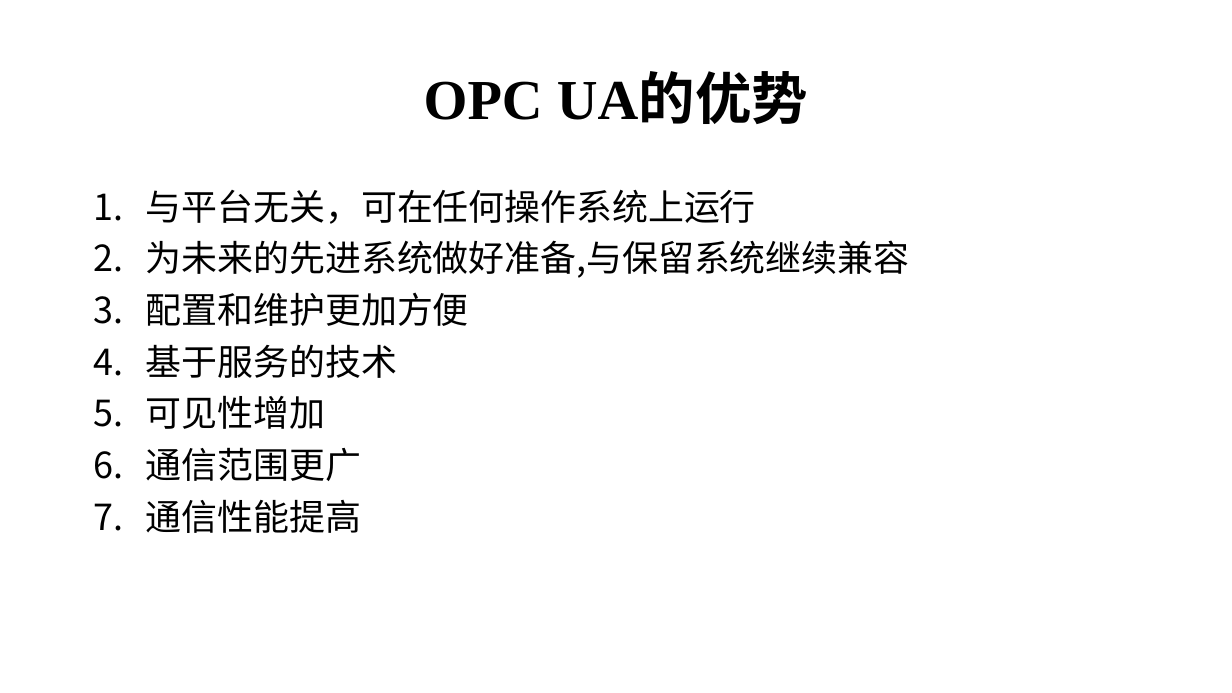
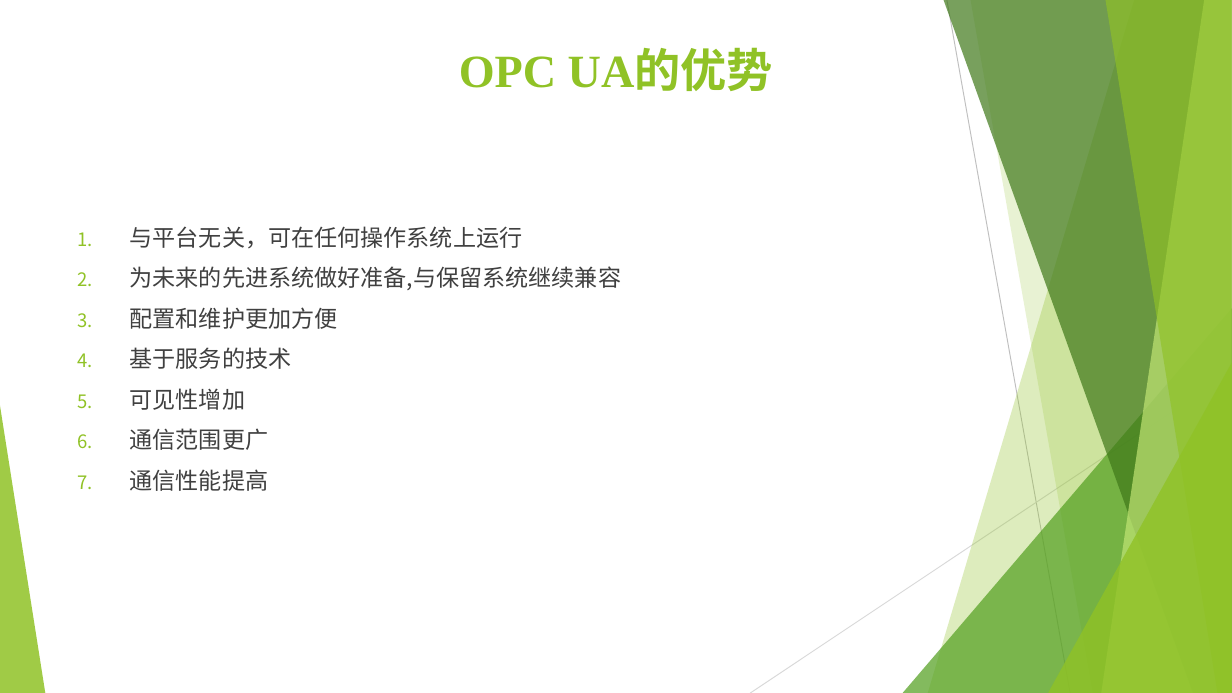
Before and after one commit to marinajacks/powerlink, a slide deck: slide 2 of 研究组会/组会PPT.pptx. Drawn at 1232x693 pixels with LibreOffice and Linux fonts; fonts in the diff are those of the drawing. Boxes give left, top, right and bottom in pixels: in the first picture for what was removed or moved away, otherwise in the second. Text is boxed around its words. In the diff, an @@ line names an element or a change of style, - is before the commit and + after.

```diff
--- a/研究组会/组会PPT.pptx
+++ b/研究组会/组会PPT.pptx
@@ title "OPC UA的优势" at [459,52,773,91]: size 44 to 36 pt, text colour #000000 to #90C226; line spacing 0.9 to 1; vertical alignment middle to top @@
@@ text "与平台无关，可在任何操作系统上运行": place and size @@
-text "与平台无关，可在任何操作系统上运行" at [146,189,909,533]
+text "与平台无关，可在任何操作系统上运行" at [130,226,622,491]
@@ text "与平台无关，可在任何操作系统上运行" at [130,226,622,491]: size 28 to 18 pt, text colour #000000 to #404040; line spacing 0.9 to 1 @@
@@ group added at [0,0,1232,693]: 5 freeform shapes, 3 triangles, 2 lines @@
```
Also in this commit, not shown: 4 other slides changed, 1 slide added, 1 slide removed, 1 other file.
